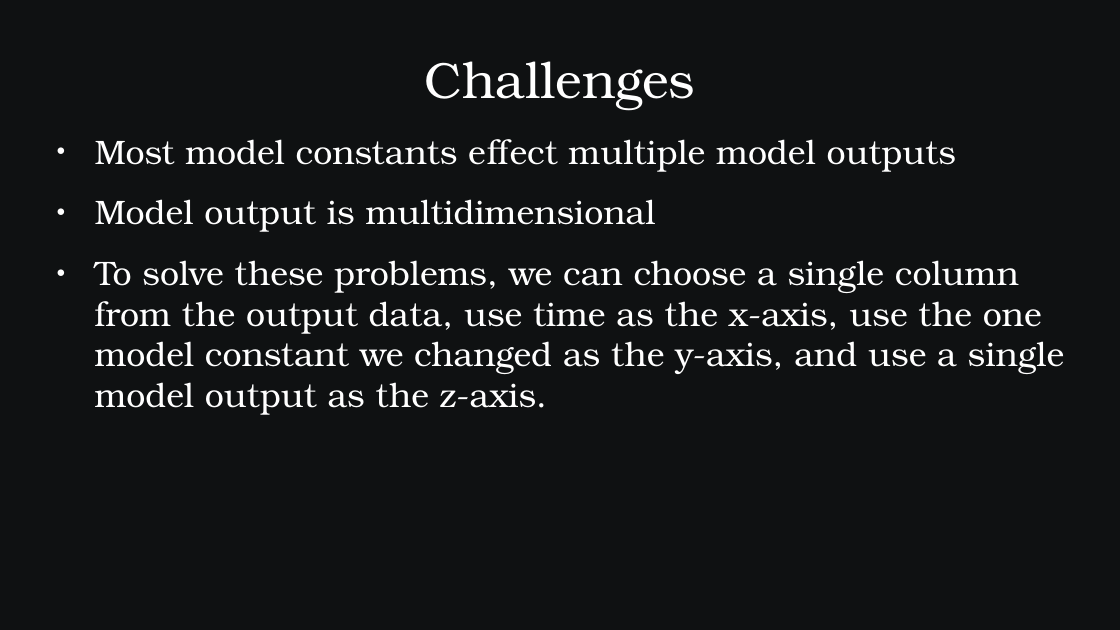
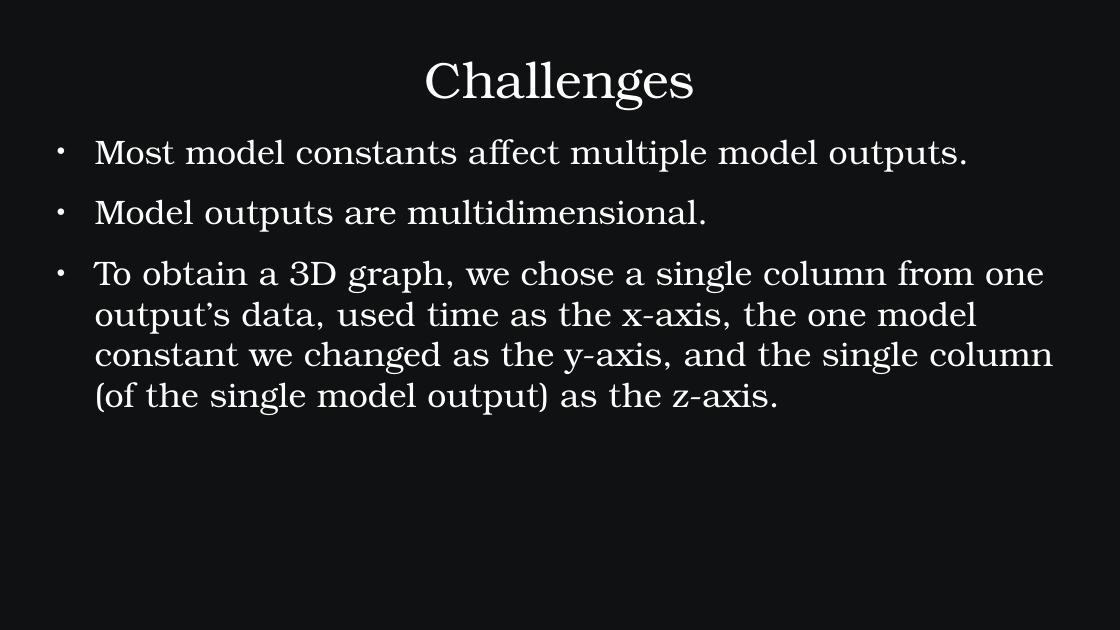
Before and after one commit to SamAllen06/lake_temp_work, a slide deck: slide 3 of documentation/for_collaborators/AnalysisOverview.pptx (slide 12 before the commit). Drawn at 1120x630 pixels with LibreOffice and Linux fonts; fonts in the diff are those of the drawing. Boxes give left, top, right and bottom in pixels: in the first picture for what was removed or moved away, otherwise in the second. Text is boxed around its words. In the diff, an @@ line names an element or a change of style, - is before the commit and + after.

```diff
--- a/documentation/for_collaborators/AnalysisOverview.pptx
+++ b/documentation/for_collaborators/AnalysisOverview.pptx
@@ text at [95,139,1053,415]: text changed @@
-● Most model constants effect multiple model outputs
-● Model output is multidimensional
-● To solve these problems, we can choose a single column from the output data, use time as the x-axis, use the one model constant we changed as the y-axis, and use a single model output as the z-axis.
+● Most model constants affect multiple model outputs.
+● Model outputs are multidimensional.
+● To obtain a 3D graph, we chose a single column from one output’s data, used time as the x-axis, the one model constant we changed as the y-axis, and the single column (of the single model output) as the z-axis.
```
Also in this commit, not shown: 19 other slides changed.
